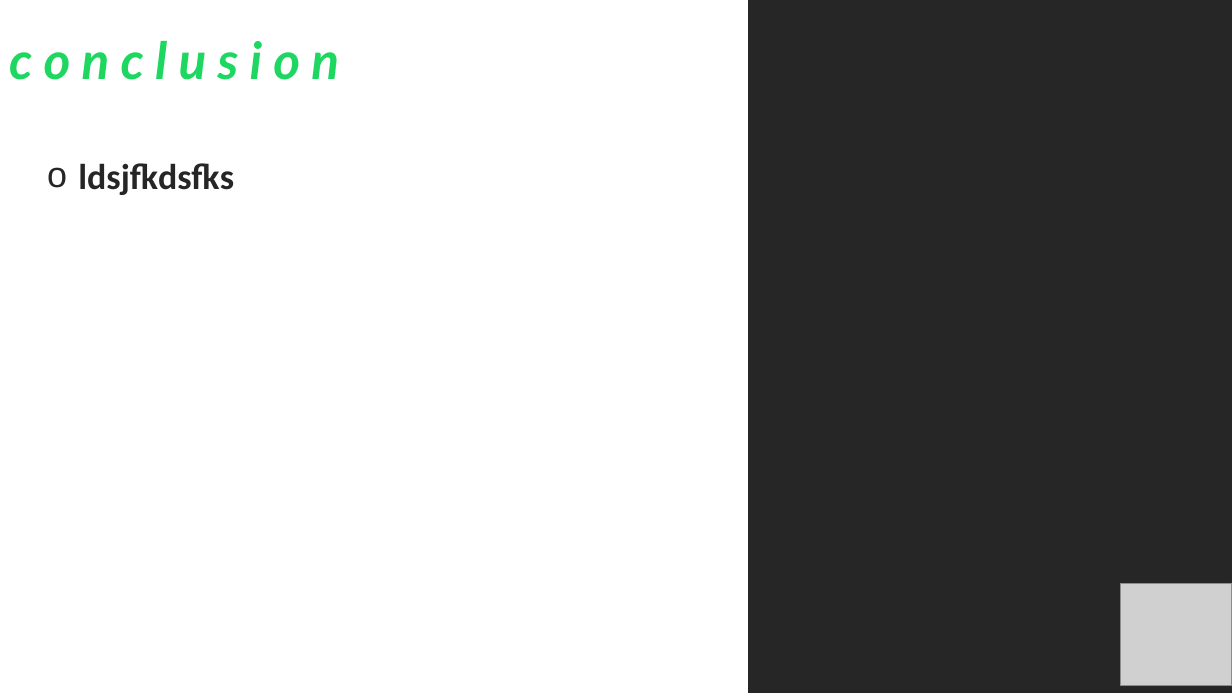
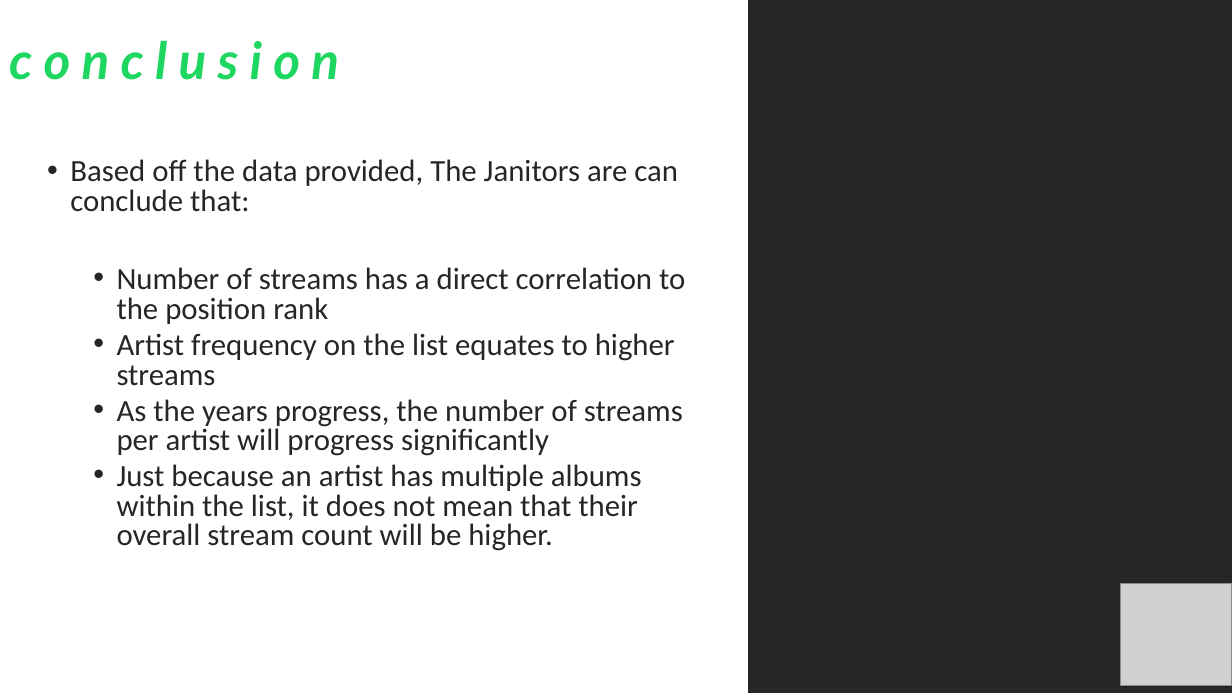
Before and after one commit to iastanehasl/Project-One, a slide deck: slide 10 of Spotipy Presentation 10.27.pptx (slide 7 before the commit). Drawn at 1232x693 pixels with LibreOffice and Linux fonts; fonts in the diff are those of the drawing; grey boxes stand for pictures. Boxes give left, top, right and bottom in pixels: in the first picture for what was removed or moved away, otherwise in the second. Text is boxed around its words. In the diff, an @@ line names an element or a change of style, - is before the commit and + after.

```diff
--- a/Spotipy Presentation 10.27.pptx
+++ b/Spotipy Presentation 10.27.pptx
@@ text at box(70, 159, 685, 551): text changed; size 28 to 24 pt; bold off @@
-o ldsjfkdsfks
+• Based off the data provided, The Janitors are can conclude that:
+  • Number of streams has a direct correlation to the position rank
+  • Artist frequency on the list equates to higher streams
+  • As the years progress, the number of streams per artist will progress significantly
+  • Just because an artist has multiple albums within the list, it does not mean that their overall stream count will be higher.
```
Also in this commit, not shown: 8 other slides changed, 1 slide added, 1 slide removed.
